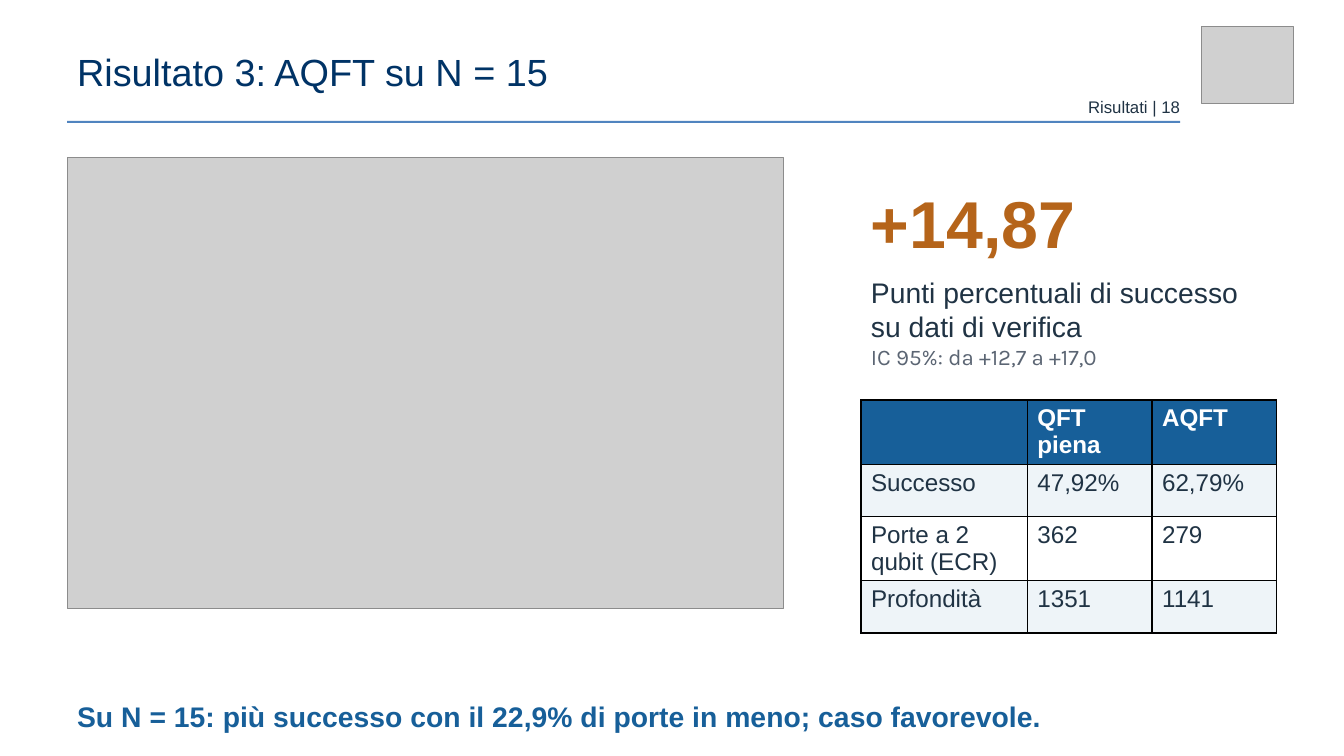
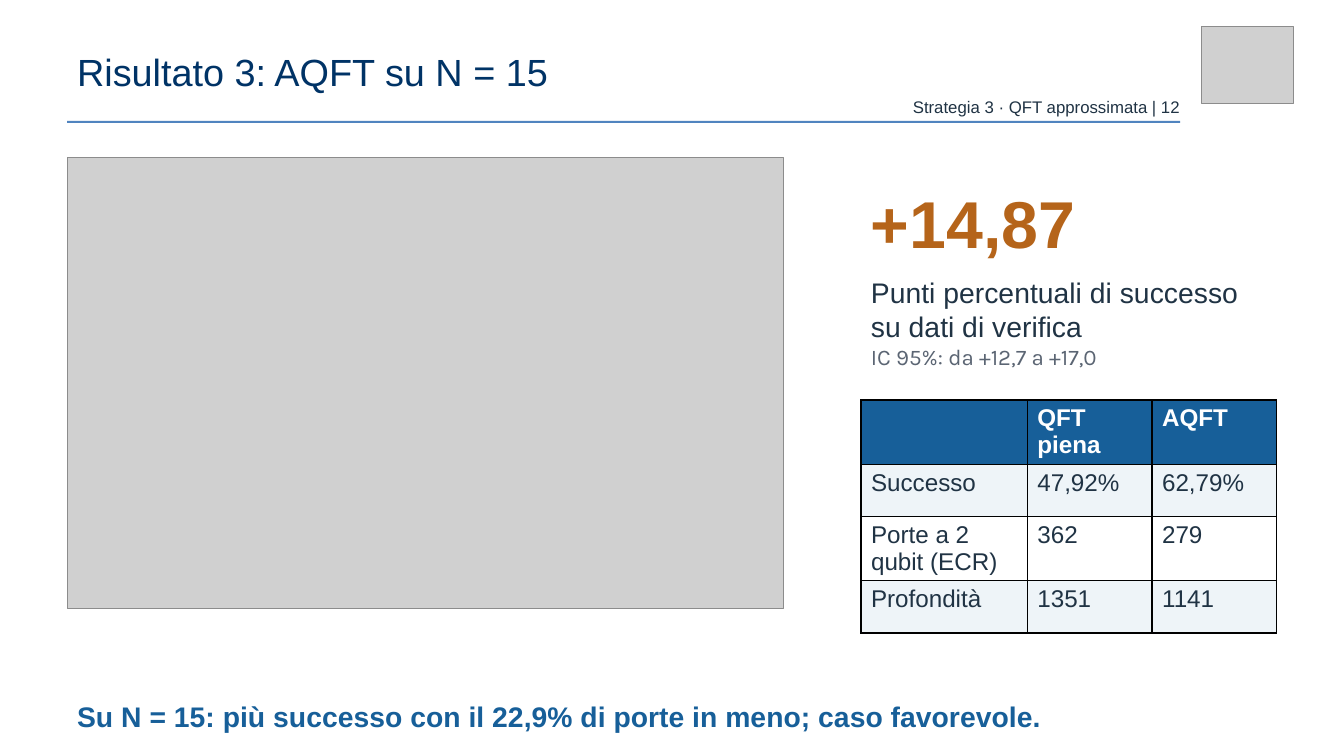
Before and after one commit to claudio-dragotta/shor-nisq-qec-thesis, a slide deck: slide 12 of presentazione/Dragotta Claudio - VERSIONE AGGIORNATA.pptx (slide 18 before the commit). Drawn at 1344x756 pixels with LibreOffice and Linux fonts; fonts in the diff are those of the drawing; grey boxes stand for pictures. Boxes give left, top, right and bottom in pixels: in the first picture for what was removed or moved away, otherwise in the second. Text is boxed around its words. In the diff, an @@ line names an element or a change of style, - is before the commit and + after.

```diff
--- a/presentazione/Dragotta Claudio - VERSIONE AGGIORNATA.pptx
+++ b/presentazione/Dragotta Claudio - VERSIONE AGGIORNATA.pptx
@@ text at (913, 101, 1180, 117): text changed @@
-Risultati | 18
+Strategia 3 · QFT approssimata | 12
```
Also in this commit, not shown: 12 other slides changed, 7 slides removed, 29 other files.
